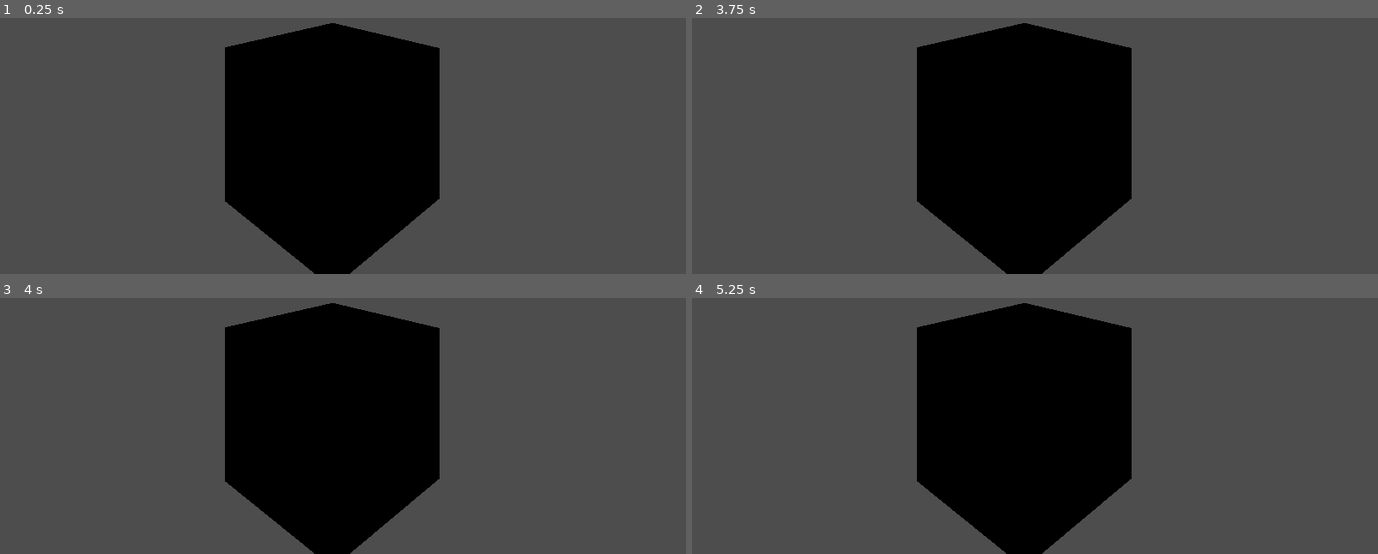
Above: before the commit, frames 1-4 (two rows, left to right).
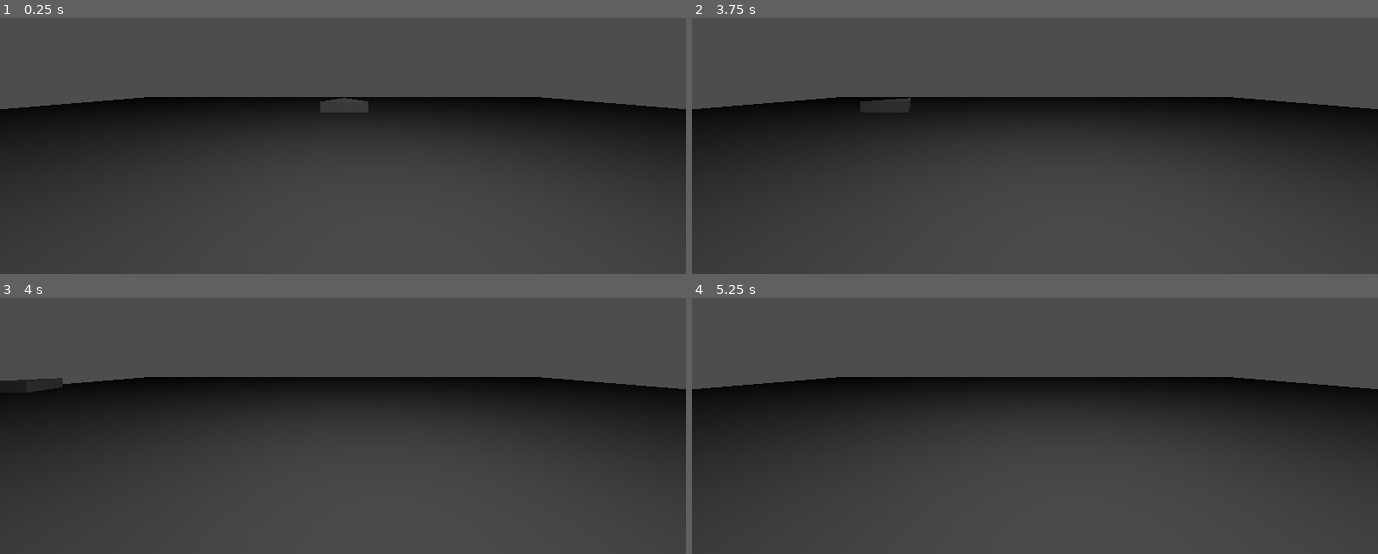
Above: after the commit, the same moments.

Repository: fredchien3/20-game-challenge
Game: Godot game, scene res://main/main.tscn
Same seed, same stepped clock (60 frames per second), same inputs: the game is played once before the commit and once after it.
Inputs:
- Up to frame 1 (0.25 s): no input
- Up to frame 2 (3.75 s): tap Enter at 0.5, 2, 3.5 s; hold W (move_up, bound only after the commit) 0.53-1.28 s; tap Space at 1.25, 2.75 s; hold S (move_down, bound only after the commit) 1.28-2.03 s; hold W (move_up, bound only after the commit) 2.03-3.53 s; hold A (move_left, bound only after the commit) from 3.53 s (still down)
- Up to frame 3 (4 s): keep holding A (move_left, bound only after the commit)
- Up to frame 4 (5.25 s): tap Space at 5 s; release A (move_left, bound only after the commit) at 5.03 s; hold S (move_down, bound only after the commit) from 5.03 s (still down)

The runs differ from the first frame. In frame 1, 44% of the frame differs, in the area x 0-100%, y 2-100%; in frame 2, 44%; in frame 3, 44%; in frame 4, 44%.

Commit message:
Init Ship with demo movement code

Diff:
--- a/8--star-fox/main/main.tscn
+++ b/8--star-fox/main/main.tscn
@@ -1,18 +1,30 @@
 [gd_scene format=3 uid="uid://dxylck3tmm3i5"]
 
-[sub_resource type="BoxMesh" id="BoxMesh_4hihk"]
+[ext_resource type="PackedScene" uid="uid://b40uk1wtgumri" path="res://ship/ship.tscn" id="1_53q0u"]
 
-[sub_resource type="SphereShape3D" id="SphereShape3D_4hihk"]
+[sub_resource type="WorldBoundaryShape3D" id="WorldBoundaryShape3D_4hihk"]
+
+[sub_resource type="PlaneMesh" id="PlaneMesh_4hihk"]
 
 [node name="Main" type="Node3D" unique_id=1789264023]
 
-[node name="MeshInstance3D" type="MeshInstance3D" parent="." unique_id=1699116768]
-mesh = SubResource("BoxMesh_4hihk")
+[node name="Floor" type="StaticBody3D" parent="." unique_id=1872809218]
+collision_mask = 0
+metadata/_edit_lock_ = true
 
-[node name="RigidBody3D" type="RigidBody3D" parent="." unique_id=13208100]
+[node name="CollisionShape3D" type="CollisionShape3D" parent="Floor" unique_id=950083924]
+shape = SubResource("WorldBoundaryShape3D_4hihk")
 
-[node name="CollisionShape3D" type="CollisionShape3D" parent="RigidBody3D" unique_id=307956391]
-shape = SubResource("SphereShape3D_4hihk")
+[node name="MeshInstance3D" type="MeshInstance3D" parent="Floor" unique_id=1943362619]
+transform = Transform3D(18.030201, 0, 0, 0, 1, 0, 0, 0, 18.030201, 0, 0, 0)
+mesh = SubResource("PlaneMesh_4hihk")
 
 [node name="Camera3D" type="Camera3D" parent="." unique_id=1009262164]
-transform = Transform3D(0.6857802, 0, -0.72780865, 0, 1, 0, 0.72780865, 0, 0.6857802, -1.1626565, 0.28033468, 1.1783938)
+transform = Transform3D(0.99999994, 0, 0, 0, 1, 0, 0, 0, 0.99999994, -0.02683115, 1.4803143, 5.128376)
+
+[node name="OmniLight3D" type="OmniLight3D" parent="." unique_id=1181589040]
+transform = Transform3D(1, 0, 0, 0, 1, 0, 0, 0, 1, 0.47375154, 4.4371715, 3.0044518)
+omni_range = 37.035
+
+[node name="RigidBody3D" parent="." unique_id=1793206369 instance=ExtResource("1_53q0u")]
+transform = Transform3D(1, 0, 0, 0, 1, 0, 0, 0, 1, 0, 1, 0)
--- a/8--star-fox/project.godot
+++ b/8--star-fox/project.godot
@@ -15,6 +15,29 @@
 config/features=PackedStringArray("4.6", "Forward Plus")
 config/icon="res://icon.svg"
 
+[input]
+
+move_up={
+"deadzone": 0.2,
+"events": [Object(InputEventKey,"resource_local_to_scene":false,"resource_name":"","device":-1,"window_id":0,"alt_pressed":false,"shift_pressed":false,"ctrl_pressed":false,"meta_pressed":false,"pressed":false,"keycode":0,"physical_keycode":87,"key_label":0,"unicode":119,"location":0,"echo":false,"script":null)
+]
+}
+move_down={
+"deadzone": 0.2,
+"events": [Object(InputEventKey,"resource_local_to_scene":false,"resource_name":"","device":-1,"window_id":0,"alt_pressed":false,"shift_pressed":false,"ctrl_pressed":false,"meta_pressed":false,"pressed":false,"keycode":0,"physical_keycode":83,"key_label":0,"unicode":115,"location":0,"echo":false,"script":null)
+]
+}
+move_left={
+"deadzone": 0.2,
+"events": [Object(InputEventKey,"resource_local_to_scene":false,"resource_name":"","device":-1,"window_id":0,"alt_pressed":false,"shift_pressed":false,"ctrl_pressed":false,"meta_pressed":false,"pressed":false,"keycode":0,"physical_keycode":65,"key_label":0,"unicode":97,"location":0,"echo":false,"script":null)
+]
+}
+rigt={
+"deadzone": 0.2,
+"events": [Object(InputEventKey,"resource_local_to_scene":false,"resource_name":"","device":-1,"window_id":0,"alt_pressed":false,"shift_pressed":false,"ctrl_pressed":false,"meta_pressed":false,"pressed":false,"keycode":0,"physical_keycode":68,"key_label":0,"unicode":100,"location":0,"echo":false,"script":null)
+]
+}
+
 [physics]
 
 3d/physics_engine="Jolt Physics"
--- /dev/null
+++ b/8--star-fox/ship/ship.gd
@@ -0,0 +1,32 @@
+extends CharacterBody3D
+
+# How fast the player moves in meters per second.
+@export var speed = 14
+# The downward acceleration when in the air, in meters per second squared.
+
+var target_velocity = Vector3.ZERO
+
+
+func _physics_process(_delta):
+	var direction = Vector3.ZERO
+
+	if Input.is_action_pressed("move_right"):
+		direction.x += 1
+	if Input.is_action_pressed("move_left"):
+		direction.x -= 1
+	if Input.is_action_pressed("move_up"):
+		direction.y += 1
+	if Input.is_action_pressed("move_down"):
+		direction.y -= 1
+
+	if direction != Vector3.ZERO:
+		direction = direction.normalized()
+		# Setting the basis property will affect the rotation of the node.
+		#$Pivot.basis = Basis.looking_at(direction)
+
+	target_velocity.x = direction.x * speed
+	target_velocity.z = direction.z * speed
+
+	# Moving the Character
+	velocity = target_velocity
+	move_and_slide()
--- a/8--star-fox/ship/ship.tscn
+++ b/8--star-fox/ship/ship.tscn
@@ -1,3 +1,19 @@
 [gd_scene format=3 uid="uid://b40uk1wtgumri"]
 
-[node name="Ship" type="Node3D" unique_id=1910230636]
+[ext_resource type="Script" uid="uid://b3r05aatmqw68" path="res://ship/ship.gd" id="1_jgjpc"]
+
+[sub_resource type="PrismMesh" id="PrismMesh_ojhhw"]
+
+[sub_resource type="BoxShape3D" id="BoxShape3D_jgjpc"]
+
+[node name="RigidBody3D" type="CharacterBody3D" unique_id=1151312854]
+collision_layer = 0
+script = ExtResource("1_jgjpc")
+
+[node name="MeshInstance3D" type="MeshInstance3D" parent="." unique_id=1654616544]
+transform = Transform3D(0.8836188, 0, 0, 0, -4.371139e-08, 0.20310672, 0, -1, -8.878076e-09, 0, 0, 0)
+mesh = SubResource("PrismMesh_ojhhw")
+
+[node name="CollisionShape3D" type="CollisionShape3D" parent="." unique_id=631609764]
+transform = Transform3D(1, 0, 0, 0, 0.16870824, 0, 0, 0, 1, 0, 0, 0)
+shape = SubResource("BoxShape3D_jgjpc")
Not shown, added: 8--star-fox/ship/ship.gd.uid
